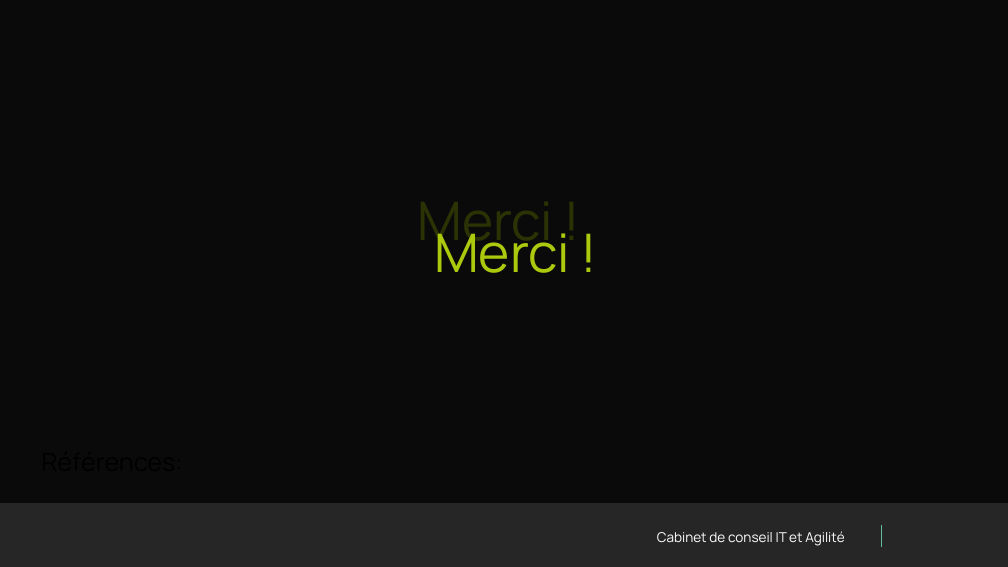
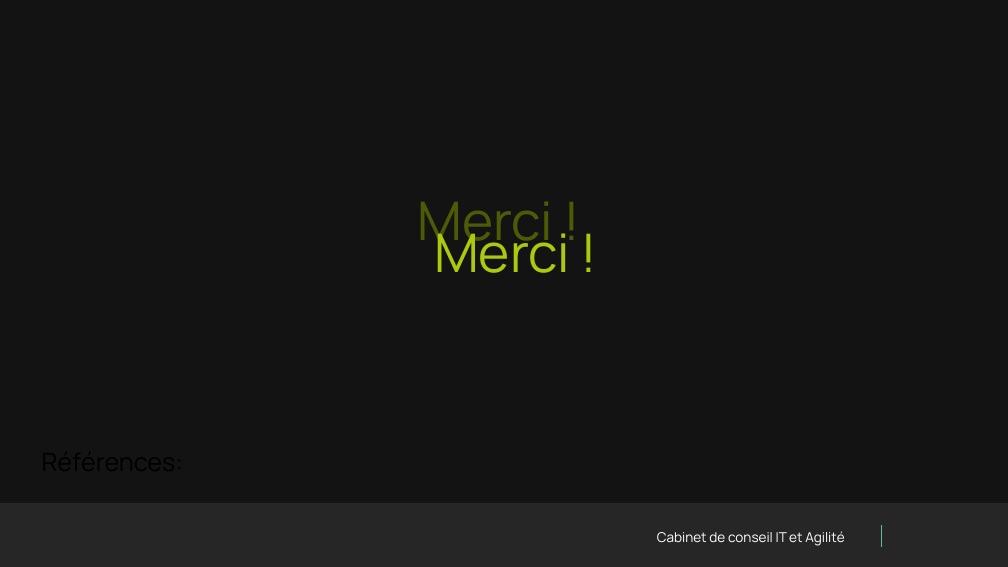
Before and after one commit to PaulFasola/Techlabs, a slide deck: slide 25 of Blockchain101+SmartContracts/Presentation/Techlab Blockchain.pptx (slide 22 before the commit). Drawn at 1008x567 pixels with LibreOffice and Linux fonts; fonts in the diff are those of the drawing; background and template pictures are left out; a plain dark background stands for a picture behind light text. Boxes give left, top, right and bottom in pixels: in the first picture for what was removed or moved away, otherwise in the second. Text is boxed around its words. In the diff, an @@ line names an element or a change of style, - is before the commit and + after.

```diff
--- a/Blockchain101+SmartContracts/Presentation/Techlab Blockchain.pptx
+++ b/Blockchain101+SmartContracts/Presentation/Techlab Blockchain.pptx
@@ rectangle at bbox=[0, 0, 1008, 503]: fill #000000 at 75% opacity to #000000 at 55% opacity @@
```
Also in this commit, not shown: 1 other slide changed, 4 slides added, 1 slide removed.
